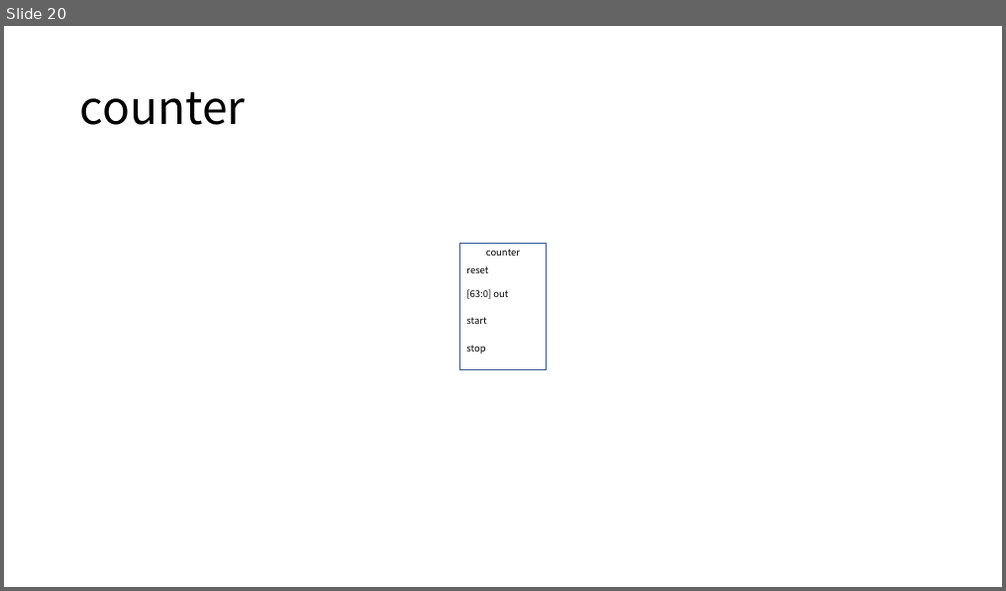
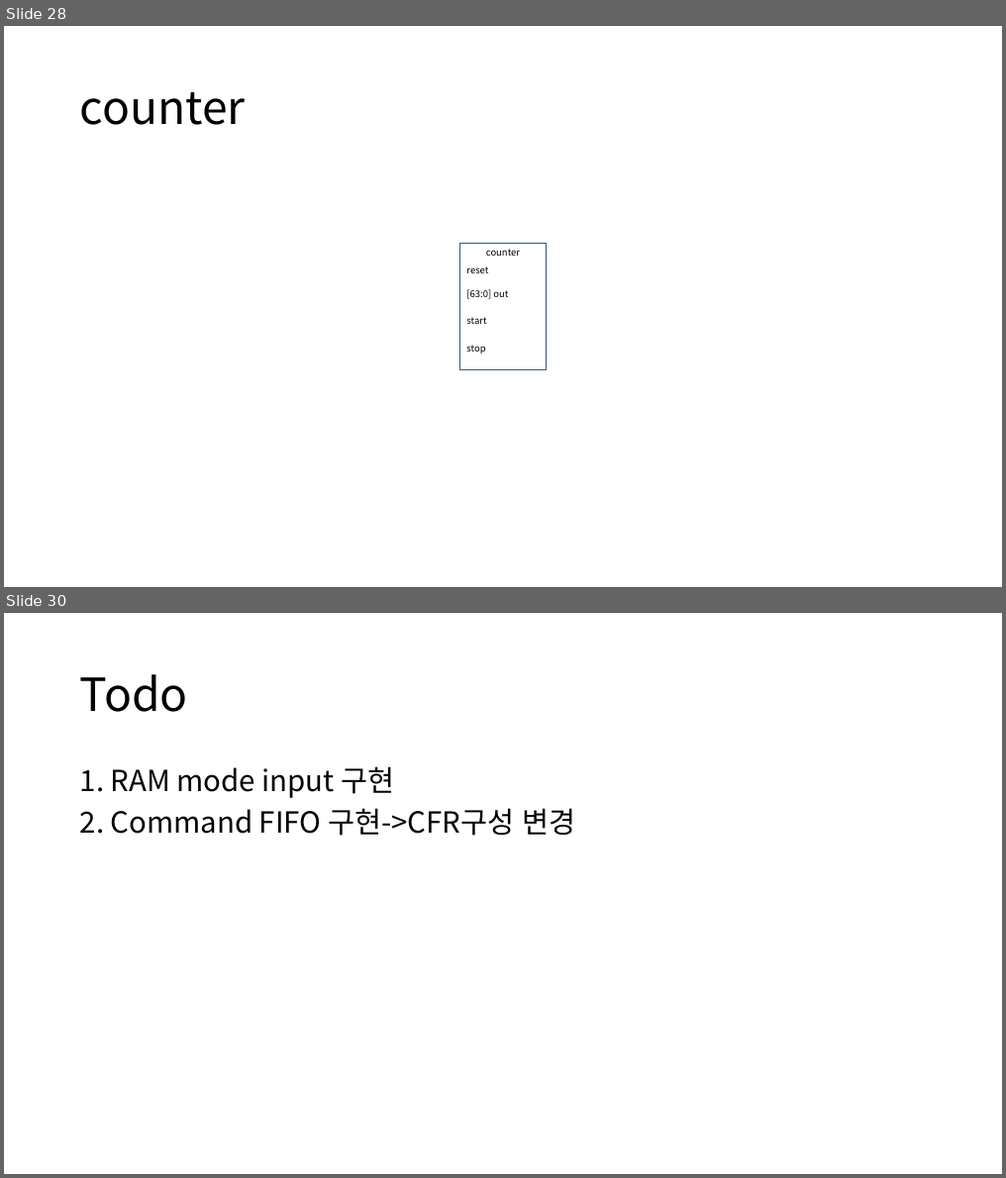
Before and after one commit to snu-quiqcl/AD9910, a slide deck: AD9912_MODULE.pptx. Shown one above the other, each under a label of ours: slide 20 before the commit, slides 28 and 30 after it; the slides between them are not shown. The pictures are 1006x591 and 1006x1178 pixels, drawn with LibreOffice and Linux fonts; fonts in the diff are those of the drawing. Boxes give left, top, right and bottom in pixels: in the first picture for what was removed or moved away, otherwise in the second. Text is boxed around its words. In the diff, an @@ line names an element or a change of style, - is before the commit and + after.

```diff
--- a/AD9912_MODULE.pptx
+++ b/AD9912_MODULE.pptx
@@ slide 30 added at <box>4,613,1002,1174</box>, background #FFFFFF @@
@@ title added at <box>80,674,188,712</box>, 44 pt, text #000000 @@
+Todo
@@ text added at <box>80,766,575,836</box>, 28 pt, text #000000 @@
+1. RAM mode input 구현
+2. Command FIFO 구현->CFR구성 변경
@@ what was slide 20 is now slide 28 @@
```
Also in this commit, not shown: 4 slides changed, 9 other slides added.
